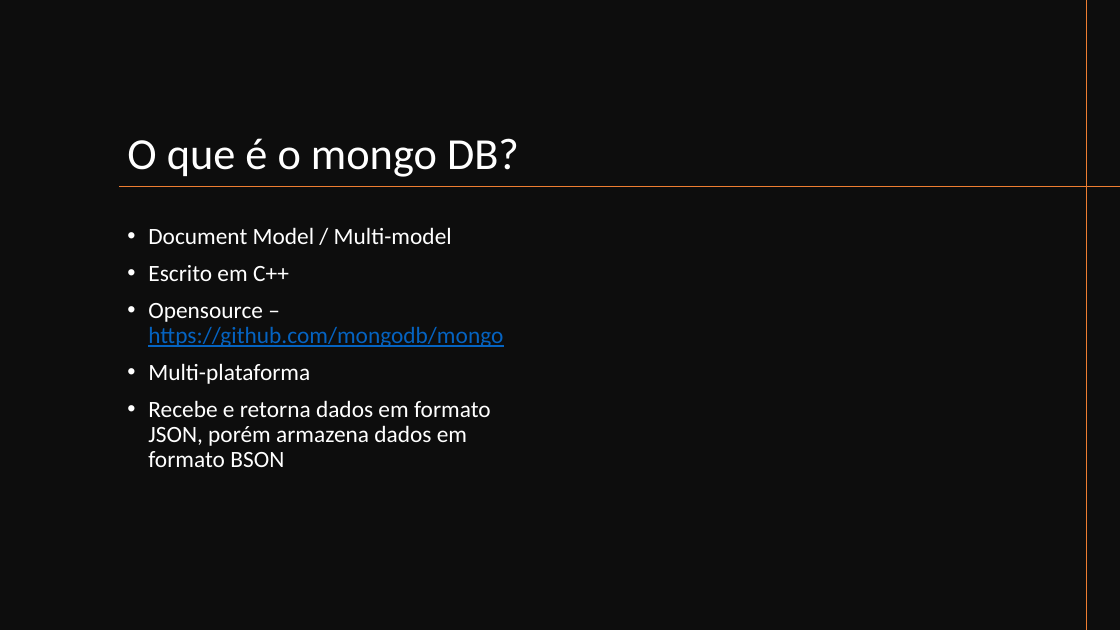
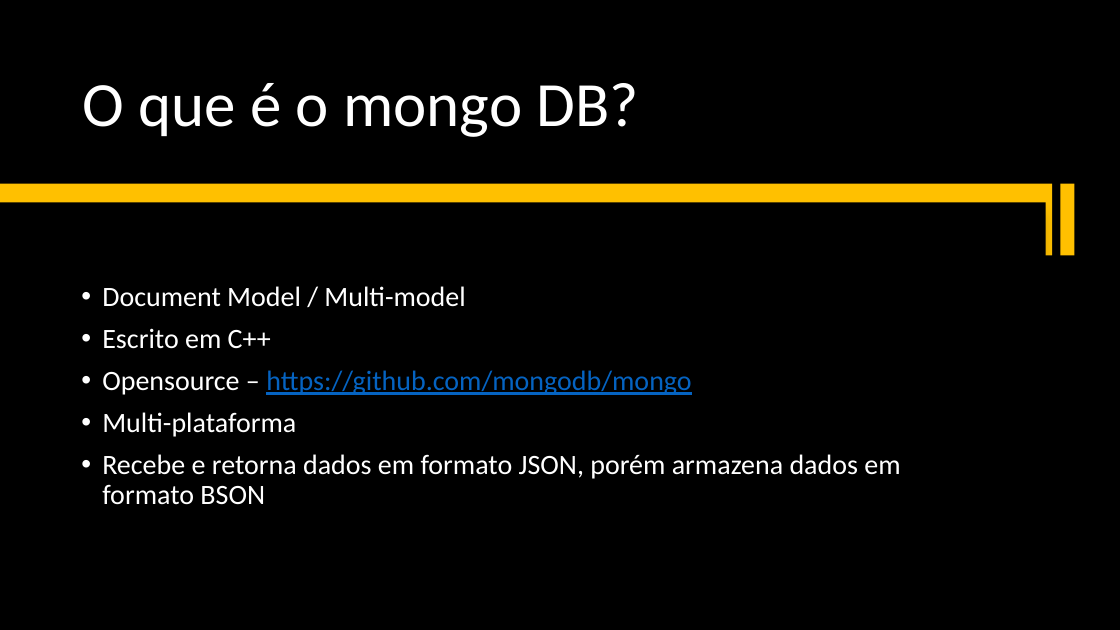
Before and after one commit to ogvieira100/mongo_db_poc, a slide deck: slide 2 of apresentacao-mongodb.pptx. Drawn at 1120x630 pixels with LibreOffice and Linux fonts; fonts in the diff are those of the drawing. Boxes give left, top, right and bottom in pixels: in the first picture for what was removed or moved away, otherwise in the second. Text is boxed around its words. In the diff, an @@ line names an element or a change of style, - is before the commit and + after.

```diff
--- a/apresentacao-mongodb.pptx
+++ b/apresentacao-mongodb.pptx
@@ background #FFFFFF to #000000 @@
@@ line removed from (1087, 0) to (1087, 630) @@
@@ title "O que é o mongo ...": place and size @@
-title "O que é o mongo ..." at (127,138,519,177)
+title "O que é o mongo ..." at (83,83,639,137)
@@ title "O que é o mongo ..." at (83,83,639,137): size 38 to 54 pt @@
@@ rectangle: place and size @@
-rectangle at (0,0,1120,630)
+rectangle at (0,202,1046,584)
@@ rectangle at (0,202,1046,584): fill #0D0D0D to #000000; shadow on @@
@@ rectangle added at (0,184,1053,255), fill #FFC000 @@
@@ line removed from (1120, 187) to (119, 187) @@
@@ rectangle added at (1060,184,1075,255), fill #FFC000 @@
@@ text "Document Model / Multi-model": place and size @@
-text "Document Model / Multi-model" at (148,227,503,467)
+text "Document Model / Multi-model" at (102,286,900,505)
@@ text "Document Model / Multi-model" at (102,286,900,505): size 20 to 24 pt; vertical alignment top to middle @@
```
Also in this commit, not shown: 6 other slides changed, 1 slide added, 5 other files.
